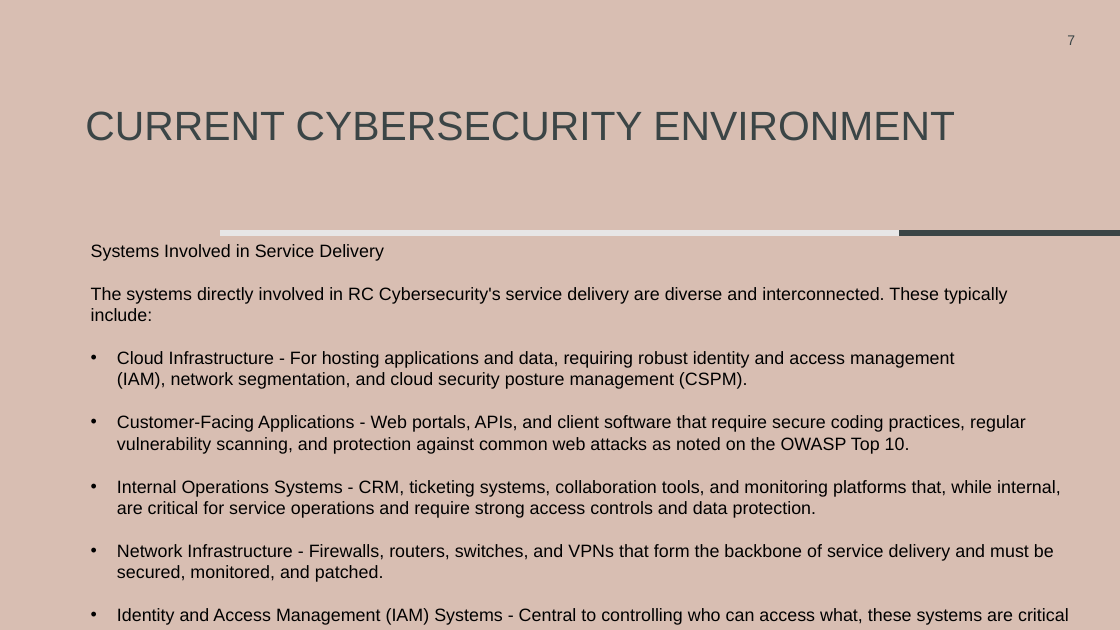
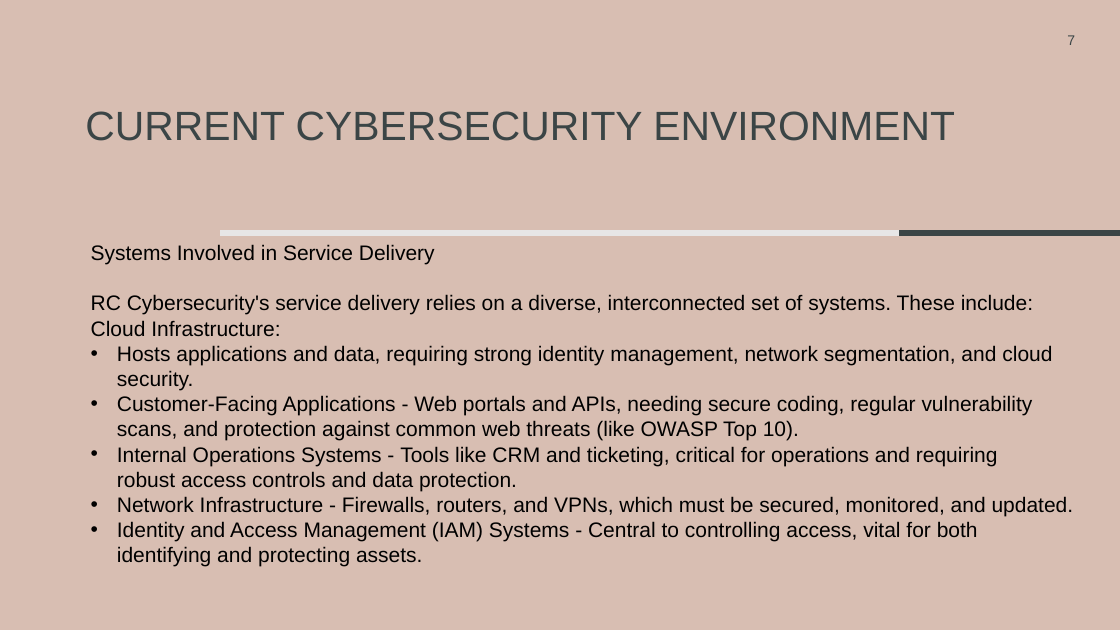
Before and after one commit to rcoon1/GCU-Masters, a slide deck: slide 7 of CYB-690/Topic 2/Security Framework RCoon.pptx. Drawn at 1120x630 pixels with LibreOffice and Linux fonts; fonts in the diff are those of the drawing. Boxes give left, top, right and bottom in pixels: in the first picture for what was removed or moved away, otherwise in the second. Text is boxed around its words. In the diff, an @@ line names an element or a change of style, - is before the commit and + after.

```diff
--- a/CYB-690/Topic 2/Security Framework RCoon.pptx
+++ b/CYB-690/Topic 2/Security Framework RCoon.pptx
@@ text at (x1=91, y1=244, x2=435, y2=264): size 15.3 to 18 pt in "Systems Involved in Service Delivery" @@
@@ text at (x1=91, y1=294, x2=1074, y2=567): text changed; size 15.3 to 18 pt @@
-The systems directly involved in RC Cybersecurity's service delivery are diverse and interconnected. These typically include:
-• Cloud Infrastructure - For hosting applications and data, requiring robust identity and access management (IAM), network segmentation, and cloud security posture management (CSPM).
-• Customer-Facing Applications - Web portals, APIs, and client software that require secure coding practices, regular vulnerability scanning, and protection against common web attacks as noted on the OWASP Top 10.
-• Internal Operations Systems - CRM, ticketing systems, collaboration tools, and monitoring platforms that, while internal, are critical for service operations and require strong access controls and data protection.
-• Network Infrastructure - Firewalls, routers, switches, and VPNs that form the backbone of service delivery and must be secured, monitored, and patched.
-• Identity and Access Management (IAM) Systems - Central to controlling who can access what, these systems are critical for the Identify and Protect functions of the CSF.
+RC Cybersecurity's service delivery relies on a diverse, interconnected set of systems. These include:
+Cloud Infrastructure:
+• Hosts applications and data, requiring strong identity management, network segmentation, and cloud security.
+• Customer-Facing Applications - Web portals and APIs, needing secure coding, regular vulnerability scans, and protection against common web threats (like OWASP Top 10).
+• Internal Operations Systems - Tools like CRM and ticketing, critical for operations and requiring robust access controls and data protection.
+• Network Infrastructure - Firewalls, routers, and VPNs, which must be secured, monitored, and updated.
+• Identity and Access Management (IAM) Systems - Central to controlling access, vital for both identifying and protecting assets.
```
Also in this commit, not shown: 9 other slides changed, 8 other files.
